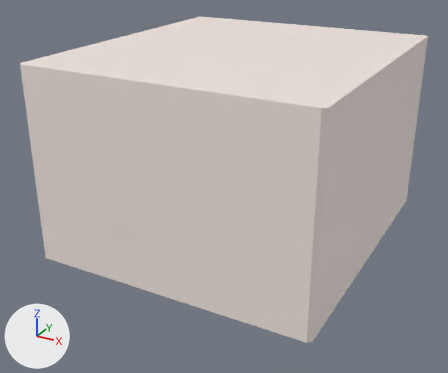
Renders of the glTF model docs/univers/archipeo/batiments/modeles/5e-batiment-chalet-de-perle/loin-etape-1.glb from each side of a commit.
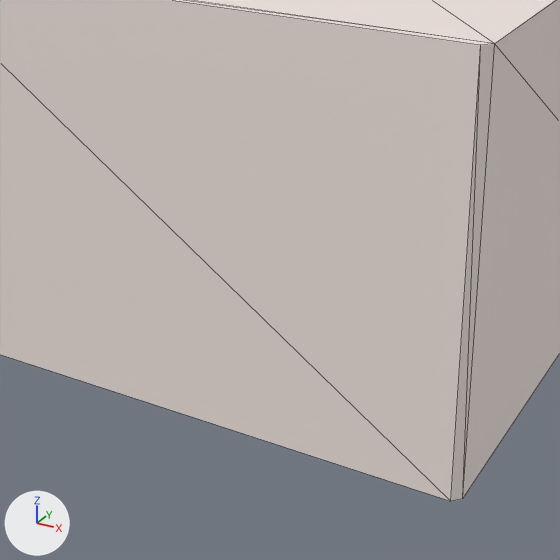
Each version appears first whole from a 50 mm camera at (0.47, -0.92, 0.541) aimed at (-0.015, -0.039, 0.1), and next in a close-up on the part from 17% to 81% of the width and 23% to 100% of the height. Lighting does not change. The marker at lower left points along +X, +Y and +Z. The first two pictures are the older version. The close-ups show mesh edges as thin lines. Vertices at exactly the same position are counted once.

Names of what the first close-up shows: 'loin'.
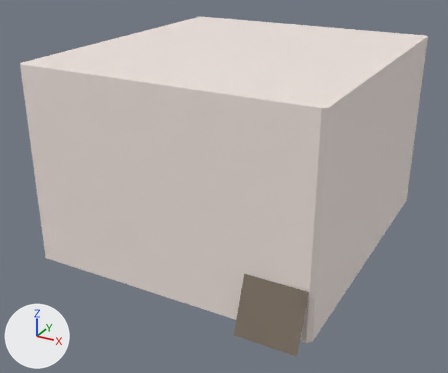
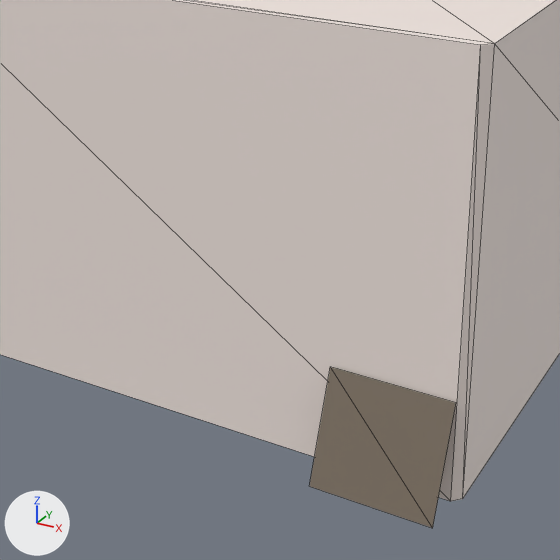
What differs and where, as boxes [x1, y1, x2, y2] in the close-ups (560 x 560 px):
'loin', reshaped
    before: [0, 0, 560, 501]
    after: [0, 0, 560, 528]
part 1 of me_loin, added (brown)
    after: [310, 367, 456, 528]

The change in detail:
me_loin is used by ob_loin; location (0.0, 0.0, 0.0).
Verts and faces of me_loin; kept vertices keep their numbers, new ones are numbered from 16.
me_loin had 16 vertices, 22 faces and spanned x -0.252..0.239, y -0.253..0.285, z 0.0..0.334.
me_loin now has 20 vertices, 24 faces and spans x -0.252..0.239, y -0.287..0.285, z 0.0..0.334.
Part 1, on me_loin:
New vertex 16 is at (0.137, -0.287, 0.0), pixel (309, 486).
New vertex 17 is at (0.233, -0.287, 0.0), pixel (432, 528).
New vertex 18 is at (0.233, -0.256, 0.084), pixel (456, 402).
New vertex 19 is at (0.137, -0.256, 0.084), pixel (330, 366).
New faces: (16, 17, 19), (17, 18, 19).
